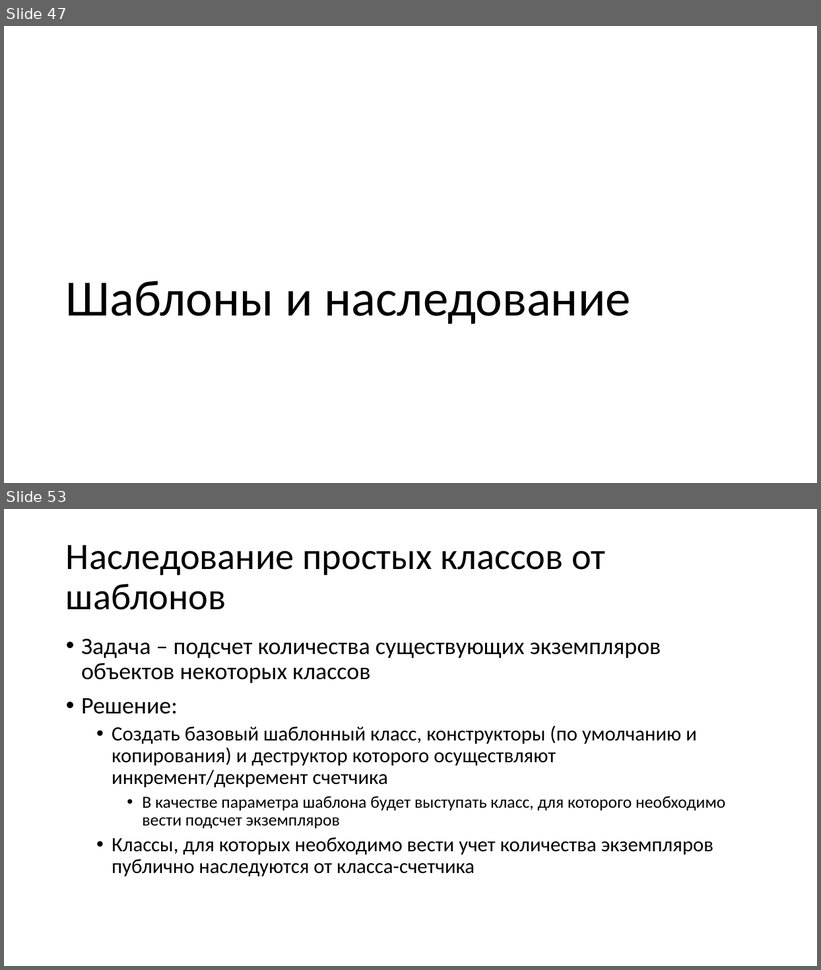
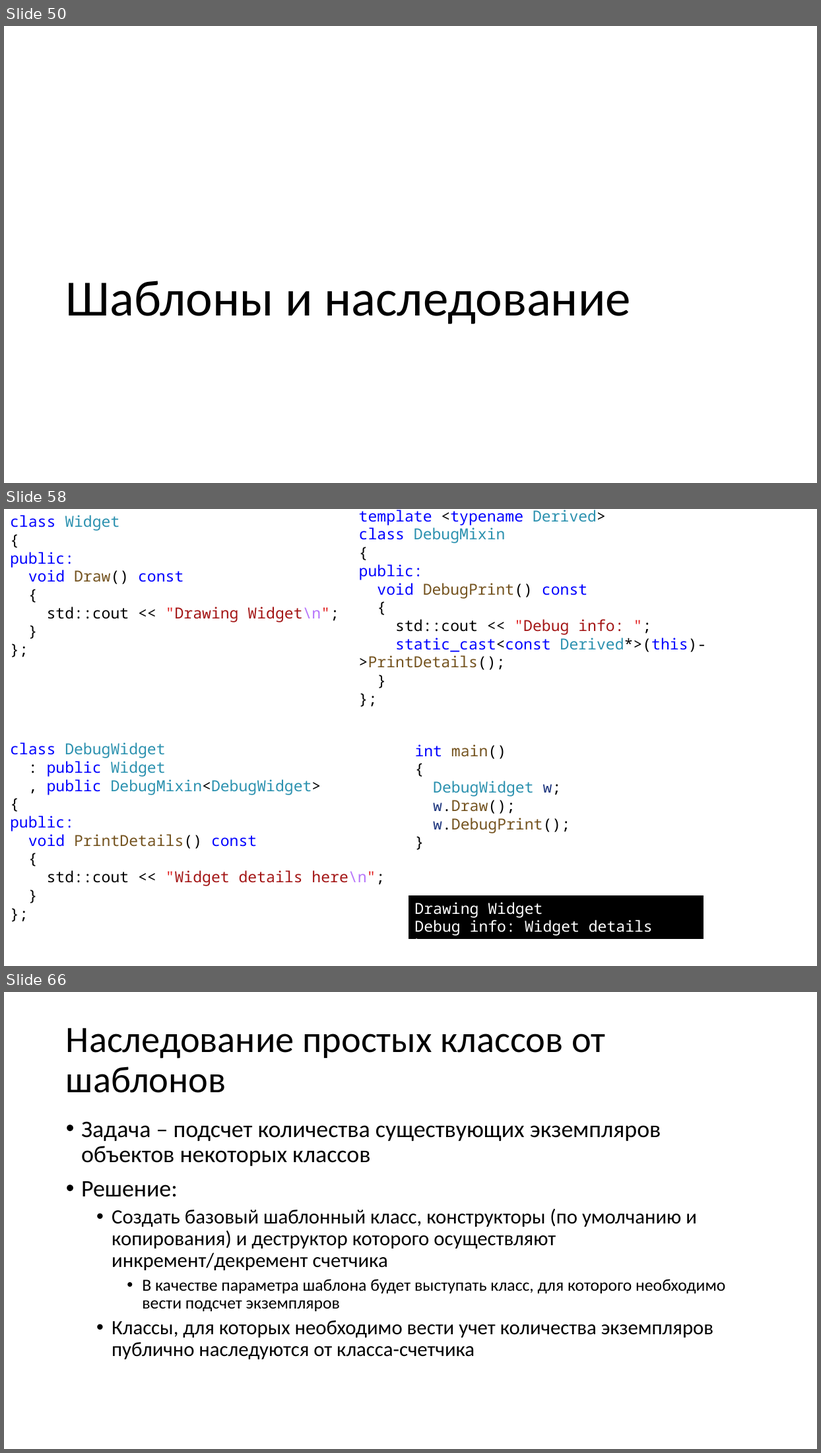
Before and after one commit to alexey-malov/oop, a slide deck: lectures/06/Обобщенное программирование, шаблоны.pptx. Shown one above the other, each under a label of ours: slides 47 and 53 before the commit, slides 50, 58 and 66 after it; the slides between them are not shown. The pictures are 821x970 and 821x1453 pixels, drawn with LibreOffice and Linux fonts; fonts in the diff are those of the drawing. Boxes give left, top, right and bottom in pixels: in the first picture for what was removed or moved away, otherwise in the second. Text is boxed around its words. In the diff, an @@ line names an element or a change of style, - is before the commit and + after.

```diff
--- a/lectures/06/Обобщенное программирование, шаблоны.pptx
+++ b/lectures/06/Обобщенное программирование, шаблоны.pptx
@@ slide 58 added at box(4, 509, 817, 966), background #FFFFFF @@
@@ text added at box(10, 515, 339, 623), 18 pt, text #0000FF @@
+class Widget
+{
+public:
+void Draw() const
+{
+std::cout << "Drawing Widget\n";
+}
+};
@@ text added at box(359, 510, 707, 670), 18 pt, text #0000FF @@
+template <typename Derived>
+class DebugMixin
+{
+public:
+void DebugPrint() const
+{
+std::cout << "Debug info: ";
+static_cast<const Derived*>(this)->PrintDetails();
+}
+};
@@ text added at box(10, 743, 385, 887), 18 pt, text #2B91AF @@
+class DebugWidget
+: public Widget
+, public DebugMixin<DebugWidget>
+{
+public:
+void PrintDetails() const
+{
+std::cout << "Widget details here\n";
+}
+};
@@ text added at box(415, 745, 570, 833), 18 pt, text #74531F @@
+int main()
+{
+DebugWidget w;
+w.Draw();
+w.DebugPrint();
+}
@@ rectangle added at box(409, 896, 704, 940), fill #000000, outline #000000 1 pt, 18 pt, text #FFFFFF @@
+Drawing Widget
+Debug info: Widget details here
@@ what was slide 47 is now slide 50 @@
@@ what was slide 53 is now slide 66 @@
```
Also in this commit, not shown: 18 slides changed, 15 other slides added, 3 slides removed, 21 other files.
